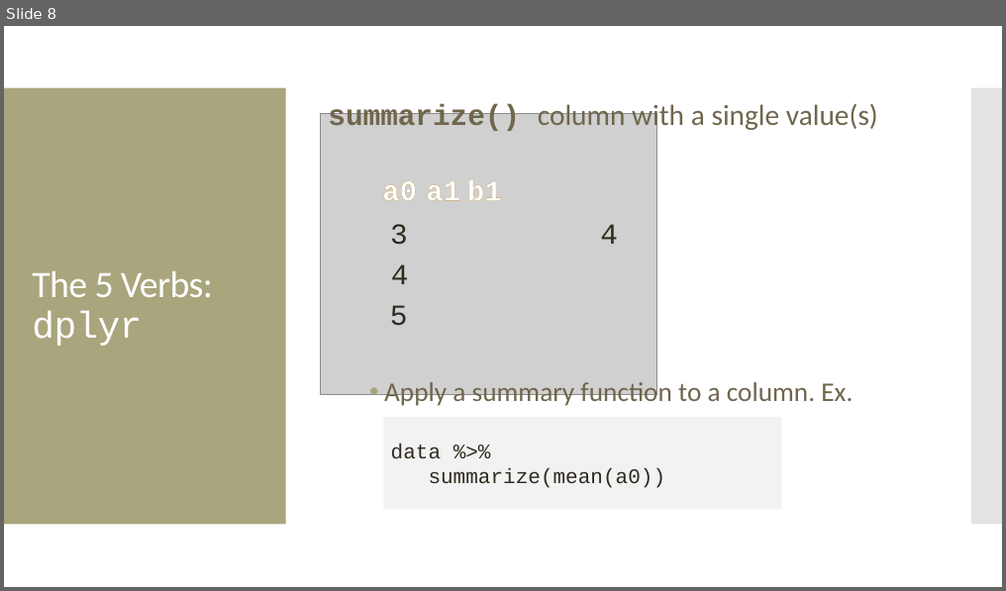
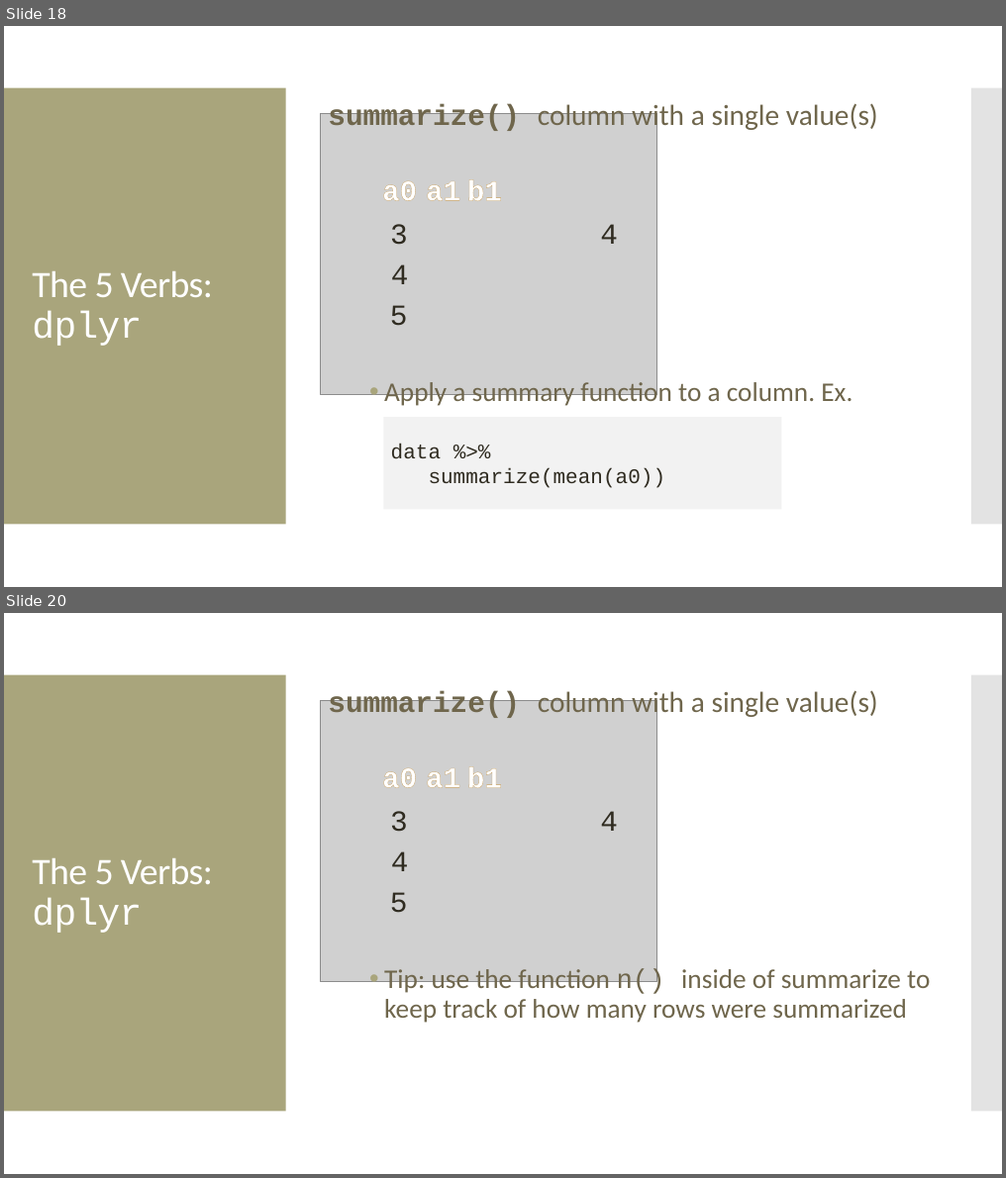
Before and after one commit to amosca01/Intro-DS-F23, a slide deck: slides/10-data-wrangling-mutate-arr-sum.pptx. Shown one above the other, each under a label of ours: slide 8 before the commit, slides 18 and 20 after it; the slides between them are not shown. The pictures are 1006x591 and 1006x1178 pixels, drawn with LibreOffice and Linux fonts; fonts in the diff are those of the drawing; grey boxes stand for pictures. Boxes give left, top, right and bottom in pixels: in the first picture for what was removed or moved away, otherwise in the second. Text is boxed around its words. In the diff, an @@ line names an element or a change of style, - is before the commit and + after.

```diff
--- a/slides/10-data-wrangling-mutate-arr-sum.pptx
+++ b/slides/10-data-wrangling-mutate-arr-sum.pptx
@@ slide 20 added at bbox=[4, 613, 1002, 1174], background #FFFFFF; not listed: 2 template elements that a slide beside it also shows @@
@@ picture added at bbox=[321, 700, 656, 982] @@
@@ text added at bbox=[328, 688, 930, 1023], 26 pt, text #6F664C @@
+summarize() column with a single value(s)
+  • Tip: use the function n() inside of summarize to keep track of how many rows were summarized
@@ text added at bbox=[382, 768, 417, 788], 28 pt, text #FFFFFF, bold @@
+a0
@@ text added at bbox=[426, 769, 460, 788], 28 pt, text #FFFFFF, bold @@
+a1
@@ text added at bbox=[467, 766, 502, 788], 28 pt, text #FFFFFF, bold @@
+b1
@@ text added at bbox=[390, 811, 408, 832], 28 pt, text #2F2B20 @@
+3
@@ text added at bbox=[600, 811, 618, 831], 28 pt, text #2F2B20 @@
+4
@@ title added at bbox=[32, 859, 213, 933], 36 pt, text #FFFFFF @@
+The 5 Verbs: dplyr
@@ text added at bbox=[391, 852, 409, 871], 28 pt, text #2F2B20 @@
+4
@@ text added at bbox=[390, 892, 408, 913], 28 pt, text #2F2B20 @@
+5
@@ what was slide 8 is now slide 18 @@
```
Also in this commit, not shown: 1 slide changed, 13 other slides added, 2 other files.
